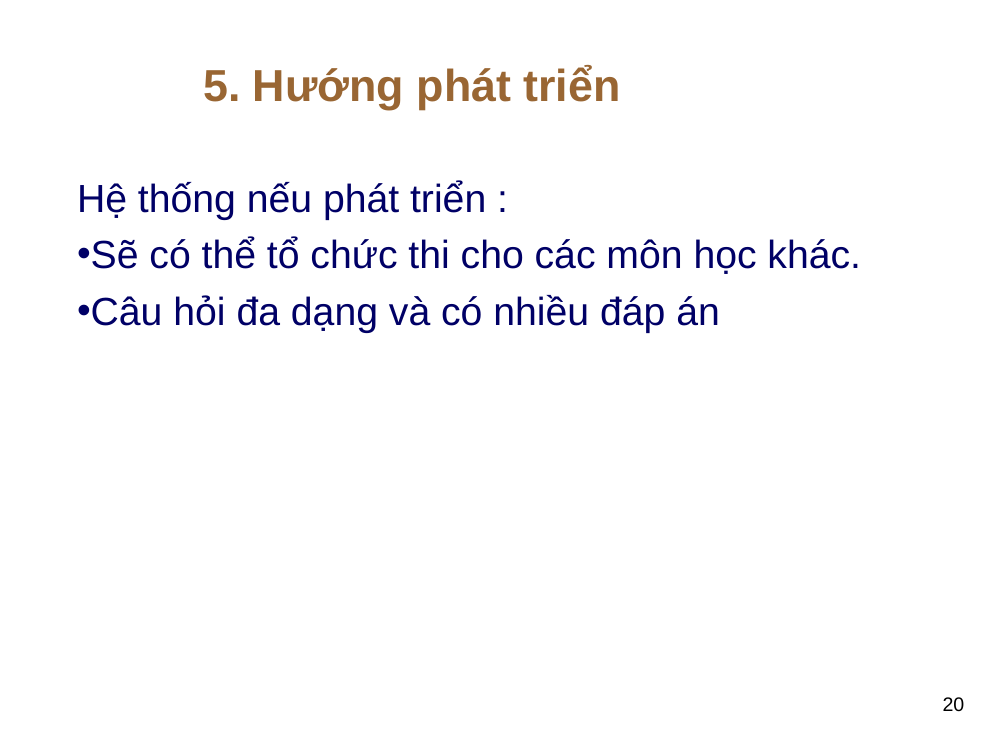
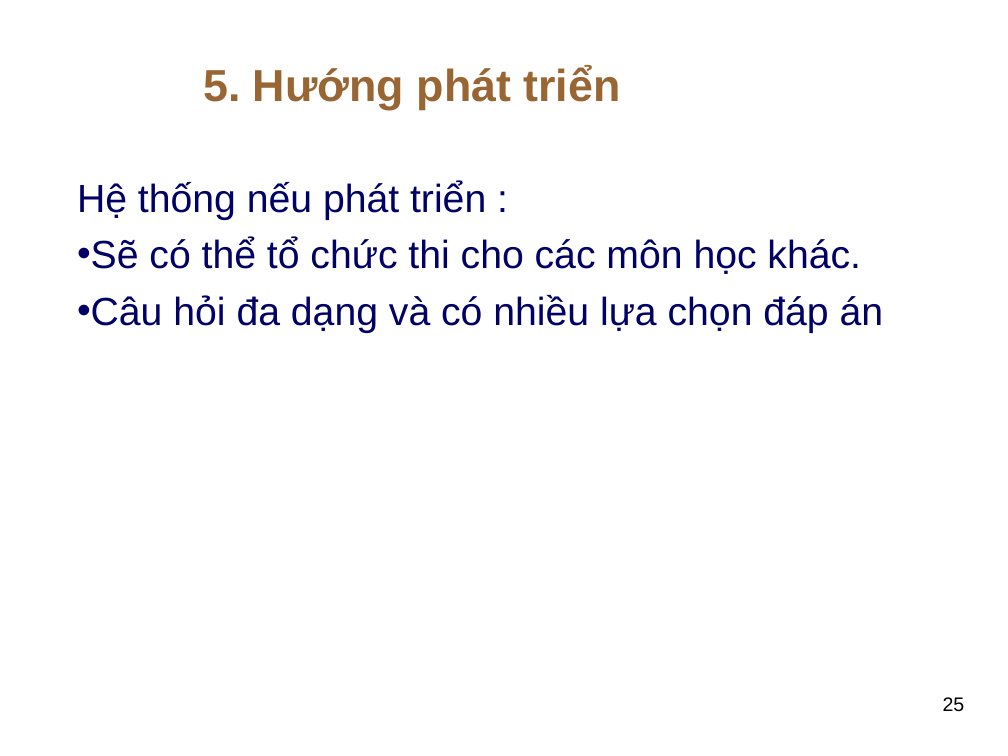
Before and after one commit to thuhuynh4393/testfrontend, a slide deck: slide 25 of Thu HUynh - SLide bao cao.ppt (slide 20 before the commit). Drawn at 1008x756 pixels with LibreOffice and Linux fonts; fonts in the diff are those of the drawing; background and template pictures are left out. Boxes give left, top, right and bottom in pixels: in the first picture for what was removed or moved away, otherwise in the second. Text is boxed around its words. In the diff, an @@ line names an element or a change of style, - is before the commit and + after.

```diff
--- a/Thu HUynh - SLide bao cao.ppt
+++ b/Thu HUynh - SLide bao cao.ppt
@@ text at box(77, 295, 884, 333): text changed @@
-  • Câu hỏi đa dạng và có nhiều đáp án
+  • Câu hỏi đa dạng và có nhiều lựa chọn đáp án
@@ page number at box(943, 697, 965, 712): text changed @@
-20
+25
```
Also in this commit, not shown: 11 other slides changed, 7 slides added, 3 slides removed.
